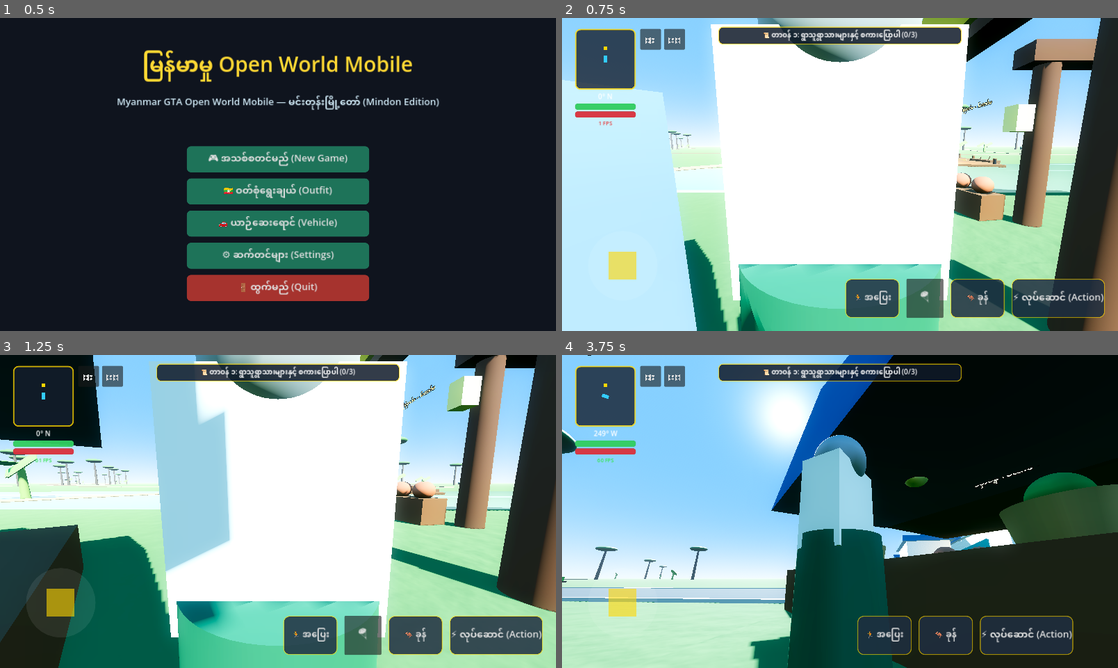
Above: before the commit, frames 1-4 (two rows, left to right).
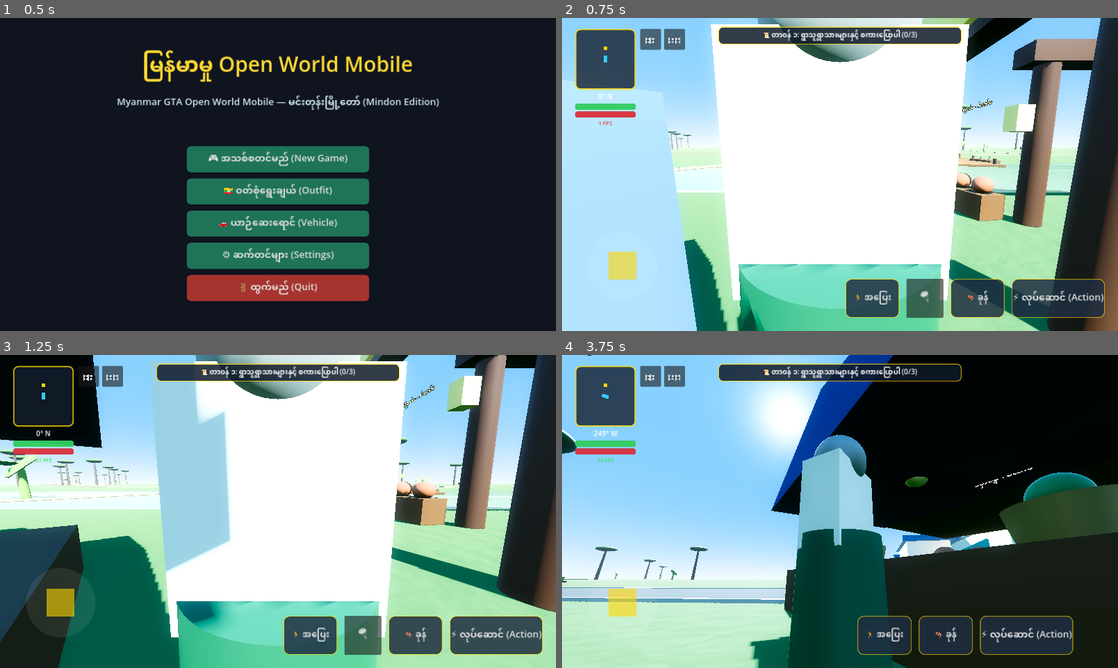
Above: after the commit, the same moments.

Repository: sudohlaingwin/gta-open-world
Game: Godot game, scene res://scenes/main_menu.tscn
Same seed, same stepped clock (60 frames per second), same inputs: the game is played once before the commit and once after it.
Inputs (mouse positions are in pixels of both pictures, inside the frame that each line leads up to):
- Up to frame 1 (0.5 s): no input
- Up to frame 2 (0.75 s): click "🎮 အသစ်စတင်မည် (New Game)" at 0.5 s
- Up to frame 3 (1.25 s): no input
- Up to frame 4 (3.75 s): drag from (628, 611) to (895, 442) at 1.27 s; drag from (728, 527) to (812, 574) at 2.02 s; move the mouse to (895, 442) at 2.77 s; hold Right (ui_right) 2.78-3.5 s; hold Ctrl 2.78-3.5 s; drag from (812, 574) to (673, 464) at 3.52 s

Frame 1 is identical in both runs. In frame 2, 1.6% of the frame differs, in the area x 64-100%, y 0-100%; in frame 3, 0.9%; in frame 4, 1.6%, in the area x 38-97%, y 0-47%.

Commit message:
Slice 191: Village architecture, royal war elephant & market bazaar PBR realism overhaul

Diff:
--- a/scenes/market_stall.tscn
+++ b/scenes/market_stall.tscn
@@ -9,16 +9,17 @@
 size = Vector3(8.2, 1.25, 4.2)
 
 [sub_resource type="StandardMaterial3D" id="StandardMaterial3D_table_wood"]
-albedo_color = Color(0.40, 0.25, 0.12, 1)
-roughness = 0.85
+albedo_color = Color(0.36, 0.22, 0.10, 1)
+roughness = 0.72
+specular = 0.25
 
 [sub_resource type="PrismMesh" id="PrismMesh_canopy"]
 left_to_right = 0.5
 size = Vector3(8.8, 1.6, 5.6)
 
 [sub_resource type="StandardMaterial3D" id="StandardMaterial3D_canopy"]
-albedo_color = Color(0.15, 0.35, 0.65, 1)
-roughness = 0.7
+albedo_color = Color(0.12, 0.32, 0.62, 1)
+roughness = 0.85
 
 [sub_resource type="CylinderMesh" id="CylinderMesh_basket"]
 top_radius = 0.72
@@ -26,21 +27,26 @@
 height = 0.75
 
 [sub_resource type="StandardMaterial3D" id="StandardMaterial3D_bamboo_basket"]
-albedo_color = Color(0.68, 0.55, 0.35, 1)
+albedo_color = Color(0.66, 0.52, 0.32, 1)
+roughness = 0.88
 
 [sub_resource type="SphereMesh" id="SphereMesh_fruit"]
 radius = 0.38
 height = 0.72
 
 [sub_resource type="StandardMaterial3D" id="StandardMaterial3D_watermelon"]
-albedo_color = Color(0.12, 0.45, 0.18, 1)
+albedo_color = Color(0.10, 0.42, 0.16, 1)
+roughness = 0.32
+specular = 0.45
 
 [sub_resource type="SphereMesh" id="SphereMesh_mango"]
 radius = 0.26
 height = 0.45
 
 [sub_resource type="StandardMaterial3D" id="StandardMaterial3D_mango"]
-albedo_color = Color(0.95, 0.72, 0.12, 1)
+albedo_color = Color(0.96, 0.74, 0.14, 1)
+roughness = 0.35
+specular = 0.42
 
 [sub_resource type="SphereMesh" id="SphereMesh_lamp"]
 radius = 0.32
--- a/scenes/myanmar_elephant.tscn
+++ b/scenes/myanmar_elephant.tscn
@@ -9,8 +9,9 @@
 size = Vector3(3.4, 3.6, 5.5)
 
 [sub_resource type="StandardMaterial3D" id="StandardMaterial3D_elephant_skin"]
-albedo_color = Color(0.38, 0.38, 0.40, 1)
-roughness = 0.9
+albedo_color = Color(0.36, 0.36, 0.38, 1)
+roughness = 0.94
+specular = 0.15
 
 [sub_resource type="BoxMesh" id="BoxMesh_head"]
 size = Vector3(2.4, 2.4, 2.4)
@@ -26,15 +27,18 @@
 height = 2.2
 
 [sub_resource type="StandardMaterial3D" id="StandardMaterial3D_ivory"]
-albedo_color = Color(0.95, 0.94, 0.88, 1)
+albedo_color = Color(0.96, 0.95, 0.86, 1)
+roughness = 0.28
+specular = 0.45
 
 [sub_resource type="BoxMesh" id="BoxMesh_howdah"]
 size = Vector3(2.8, 1.45, 2.8)
 
 [sub_resource type="StandardMaterial3D" id="StandardMaterial3D_gold_howdah"]
-albedo_color = Color(0.9, 0.72, 0.15, 1)
-metallic = 0.6
-roughness = 0.3
+albedo_color = Color(0.94, 0.76, 0.16, 1)
+metallic = 0.88
+roughness = 0.22
+specular = 0.5
 
 [sub_resource type="BoxShape3D" id="BoxShape3D_interact"]
 size = Vector3(6.8, 5.8, 8.0)
--- a/scenes/myanmar_guesthouse.tscn
+++ b/scenes/myanmar_guesthouse.tscn
@@ -9,14 +9,16 @@
 size = Vector3(16.0, 0.5, 12.0)
 
 [sub_resource type="StandardMaterial3D" id="StandardMaterial3D_floor_wood"]
-albedo_color = Color(0.42, 0.28, 0.16, 1)
-roughness = 0.85
+albedo_color = Color(0.38, 0.24, 0.14, 1)
+roughness = 0.74
+specular = 0.25
 
 [sub_resource type="BoxMesh" id="BoxMesh_bed"]
 size = Vector3(4.5, 0.85, 2.8)
 
 [sub_resource type="StandardMaterial3D" id="StandardMaterial3D_blanket"]
-albedo_color = Color(0.85, 0.25, 0.2, 1)
+albedo_color = Color(0.82, 0.22, 0.18, 1)
+roughness = 0.82
 
 [sub_resource type="CylinderMesh" id="CylinderMesh_pillow"]
 top_radius = 0.38
@@ -24,20 +26,24 @@
 height = 1.6
 
 [sub_resource type="StandardMaterial3D" id="StandardMaterial3D_pillow_white"]
-albedo_color = Color(0.95, 0.95, 0.95, 1)
+albedo_color = Color(0.96, 0.96, 0.94, 1)
+roughness = 0.85
 
 [sub_resource type="PrismMesh" id="PrismMesh_roof"]
 left_to_right = 0.5
 size = Vector3(17.5, 3.8, 13.5)
 
 [sub_resource type="StandardMaterial3D" id="StandardMaterial3D_thatch"]
-albedo_color = Color(0.48, 0.38, 0.25, 1)
+albedo_color = Color(0.46, 0.36, 0.22, 1)
+roughness = 0.92
 
 [sub_resource type="BoxMesh" id="BoxMesh_desk"]
 size = Vector3(2.8, 1.1, 1.4)
 
 [sub_resource type="StandardMaterial3D" id="StandardMaterial3D_desk_wood"]
-albedo_color = Color(0.35, 0.22, 0.12, 1)
+albedo_color = Color(0.34, 0.20, 0.10, 1)
+roughness = 0.68
+specular = 0.3
 
 [sub_resource type="SphereMesh" id="SphereMesh_lamp"]
 radius = 0.32
--- a/scenes/myanmar_house.tscn
+++ b/scenes/myanmar_house.tscn
@@ -9,22 +9,25 @@
 size = Vector3(12.5, 0.65, 12.8)
 
 [sub_resource type="StandardMaterial3D" id="StandardMaterial3D_teak"]
-albedo_color = Color(0.35, 0.20, 0.10, 1)
-roughness = 0.85
+albedo_color = Color(0.32, 0.18, 0.09, 1)
+roughness = 0.72
+specular = 0.22
 
 [sub_resource type="BoxMesh" id="BoxMesh_walls"]
 size = Vector3(12.0, 5.2, 12.4)
 
 [sub_resource type="StandardMaterial3D" id="StandardMaterial3D_bamboo"]
-albedo_color = Color(0.72, 0.62, 0.42, 1)
-roughness = 0.9
+albedo_color = Color(0.70, 0.58, 0.38, 1)
+roughness = 0.86
+specular = 0.18
 
 [sub_resource type="PrismMesh" id="PrismMesh_roof"]
 left_to_right = 0.5
 size = Vector3(13.8, 4.2, 14.2)
 
 [sub_resource type="StandardMaterial3D" id="StandardMaterial3D_thatch"]
-albedo_color = Color(0.48, 0.40, 0.25, 1)
+albedo_color = Color(0.46, 0.36, 0.22, 1)
+roughness = 0.94
 
 [sub_resource type="CylinderMesh" id="CylinderMesh_stilt"]
 top_radius = 0.26
--- a/scenes/village_gate.tscn
+++ b/scenes/village_gate.tscn
@@ -16,8 +16,9 @@
 height = 9.2
 
 [sub_resource type="StandardMaterial3D" id="StandardMaterial3D_gate_teak"]
-albedo_color = Color(0.35, 0.20, 0.10, 1)
-roughness = 0.85
+albedo_color = Color(0.30, 0.16, 0.08, 1)
+roughness = 0.68
+specular = 0.28
 
 [sub_resource type="BoxMesh" id="BoxMesh_beam"]
 size = Vector3(16.5, 0.95, 1.25)
@@ -27,8 +28,12 @@
 size = Vector3(10.5, 3.4, 1.8)
 
 [sub_resource type="StandardMaterial3D" id="StandardMaterial3D_gold_trim"]
-albedo_color = Color(0.95, 0.78, 0.15, 1)
-metallic = 0.8
+albedo_color = Color(0.96, 0.82, 0.18, 1)
+metallic = 0.92
+roughness = 0.16
+emission_enabled = true
+emission = Color(0.95, 0.78, 0.15, 1)
+emission_energy_multiplier = 0.2
 
 [sub_resource type="BoxMesh" id="BoxMesh_lantern"]
 size = Vector3(0.55, 0.85, 0.55)
Not shown, changed: COLLAB.md
